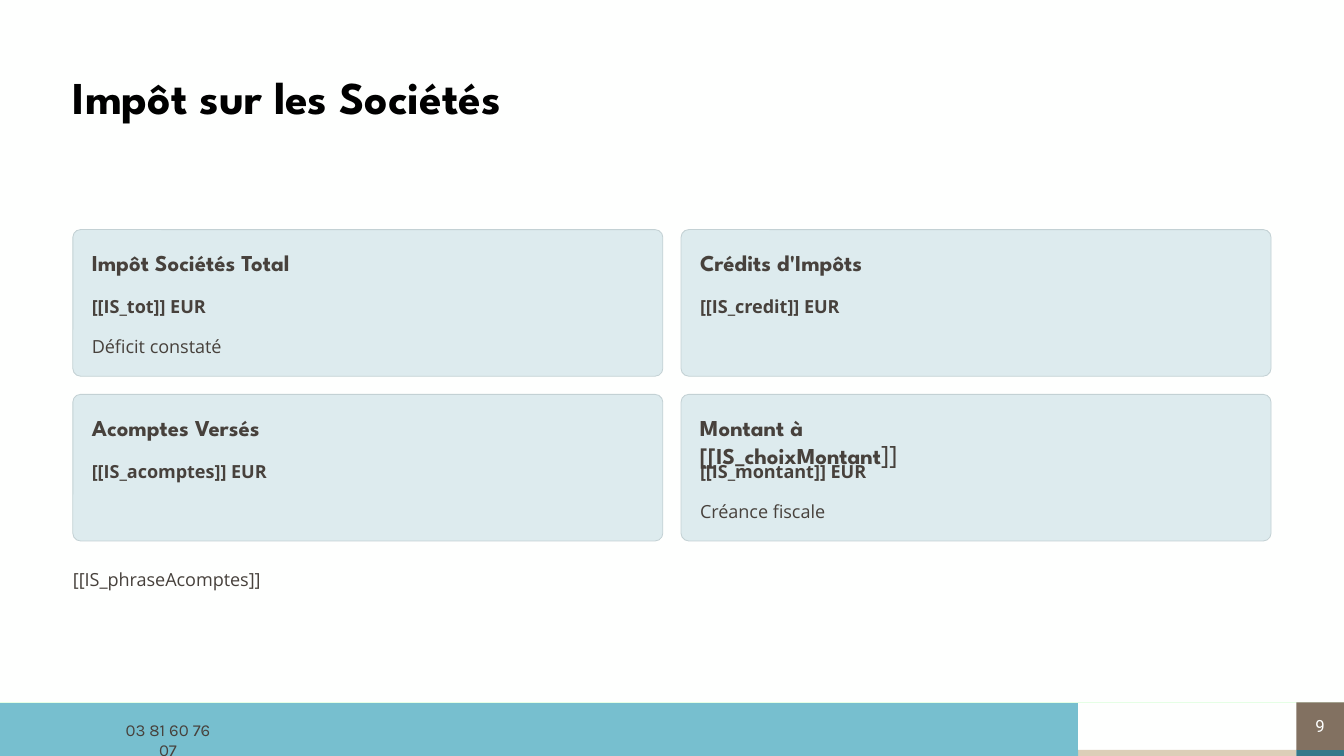
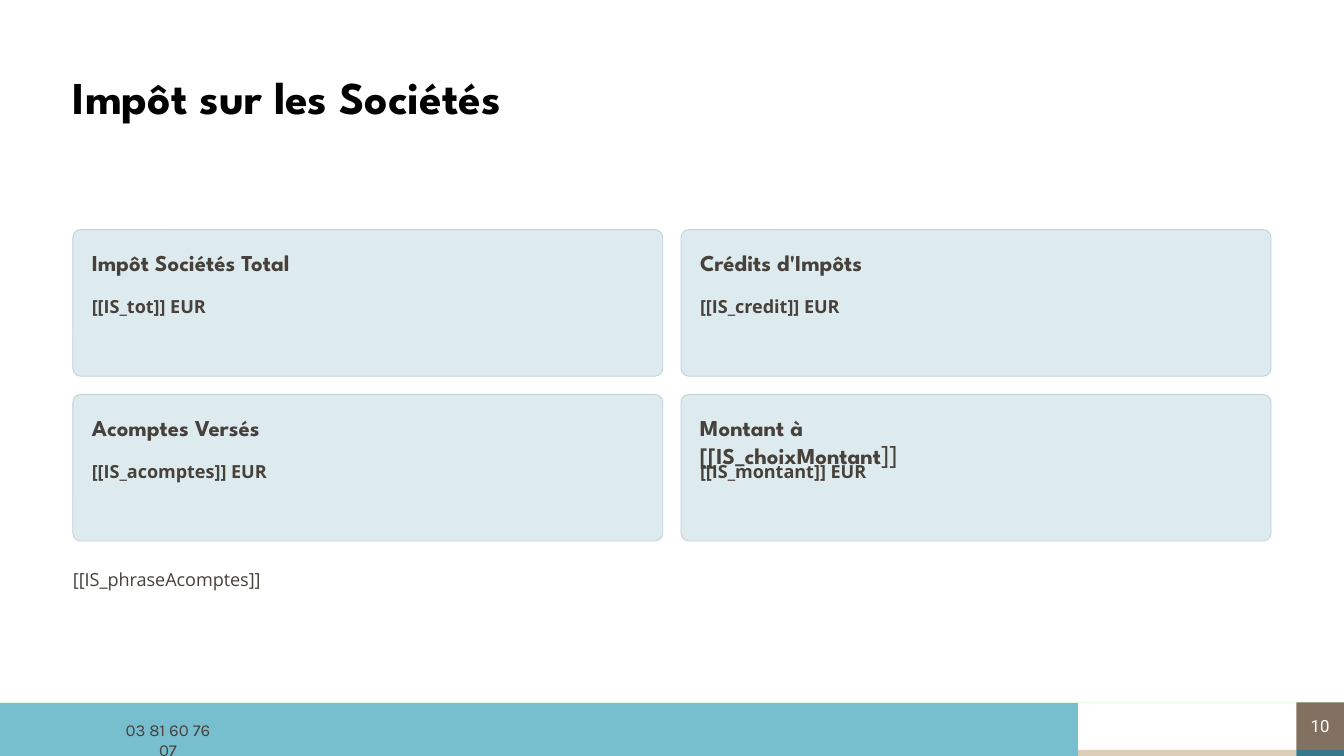
Before and after one commit to ldebouche/Projet1_lettre_fin_de_mission, a slide deck: slide 10 of backend/src/templates/modele_complet.pptm (slide 9 before the commit). Drawn at 1344x756 pixels with LibreOffice and Linux fonts; fonts in the diff are those of the drawing; background and template pictures are left out. Boxes give left, top, right and bottom in pixels: in the first picture for what was removed or moved away, otherwise in the second. Text is boxed around its words. In the diff, an @@ line names an element or a change of style, - is before the commit and + after.

```diff
--- a/backend/src/templates/modele_complet.pptm
+++ b/backend/src/templates/modele_complet.pptm
@@ text removed at (x1=92, y1=339, x2=222, y2=353) @@
-Déficit constaté
@@ text removed at (x1=700, y1=504, x2=825, y2=518) @@
-Créance fiscale
@@ page number at (x1=1311, y1=720, x2=1330, y2=732): text changed @@
-9
+10
```
Also in this commit, not shown: 4 other slides changed, 2 slides added, 1 slide removed, 9 other files.
